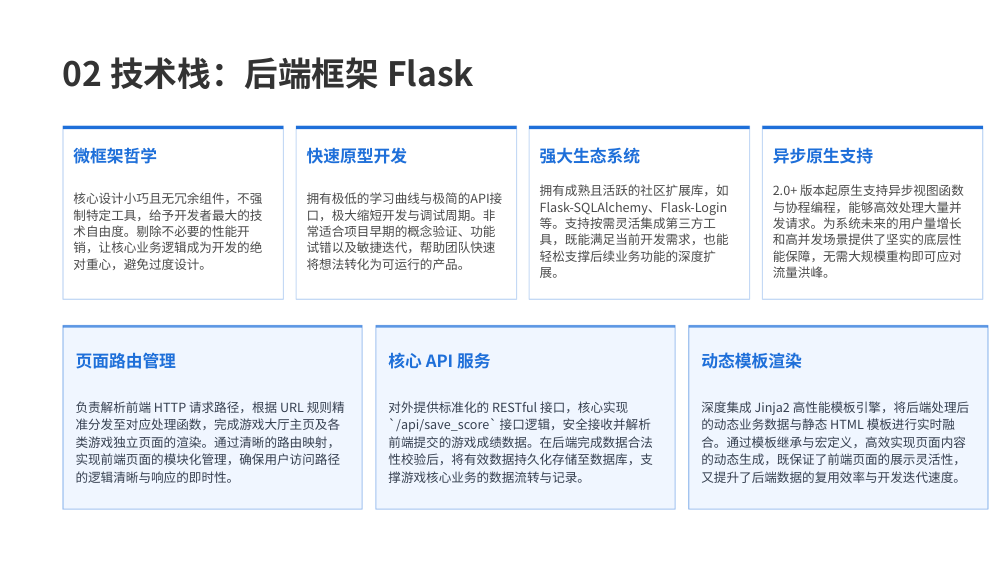
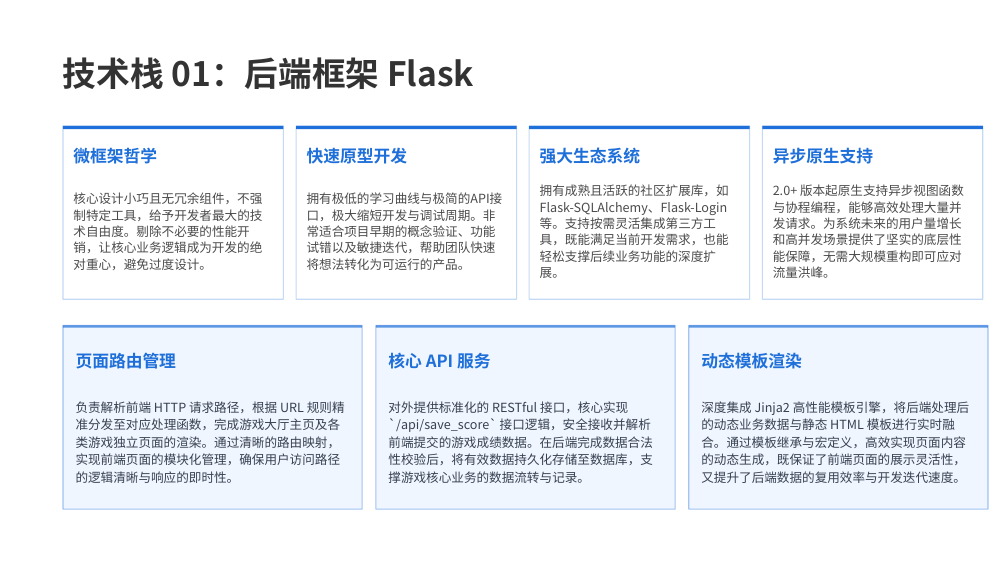
Before and after one commit to Rill-Sunny/Mini-Game, a slide deck: slide 7 of 项目答辩.pptx. Drawn at 1008x567 pixels with LibreOffice and Linux fonts; fonts in the diff are those of the drawing; background and template pictures are left out. Boxes give left, top, right and bottom in pixels: in the first picture for what was removed or moved away, otherwise in the second. Text is boxed around its words. In the diff, an @@ line names an element or a change of style, - is before the commit and + after.

```diff
--- a/项目答辩.pptx
+++ b/项目答辩.pptx
@@ text at (63,57,474,89): text changed @@
-02 技术栈：后端框架 Flask
+技术栈 01：后端框架 Flask
```
Also in this commit, not shown: 19 other slides changed.
